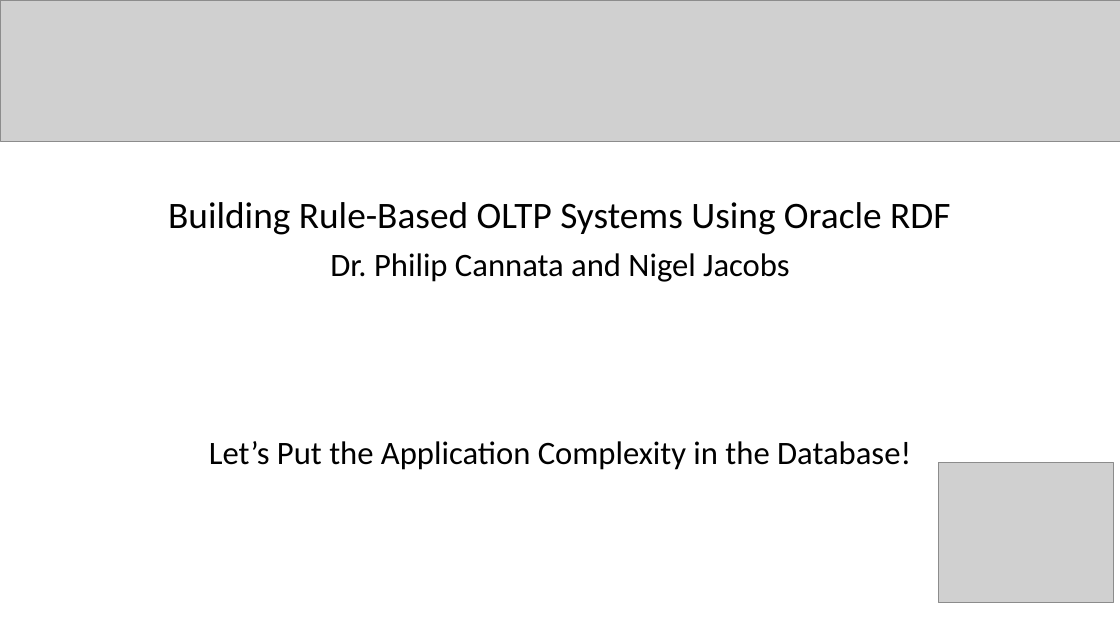
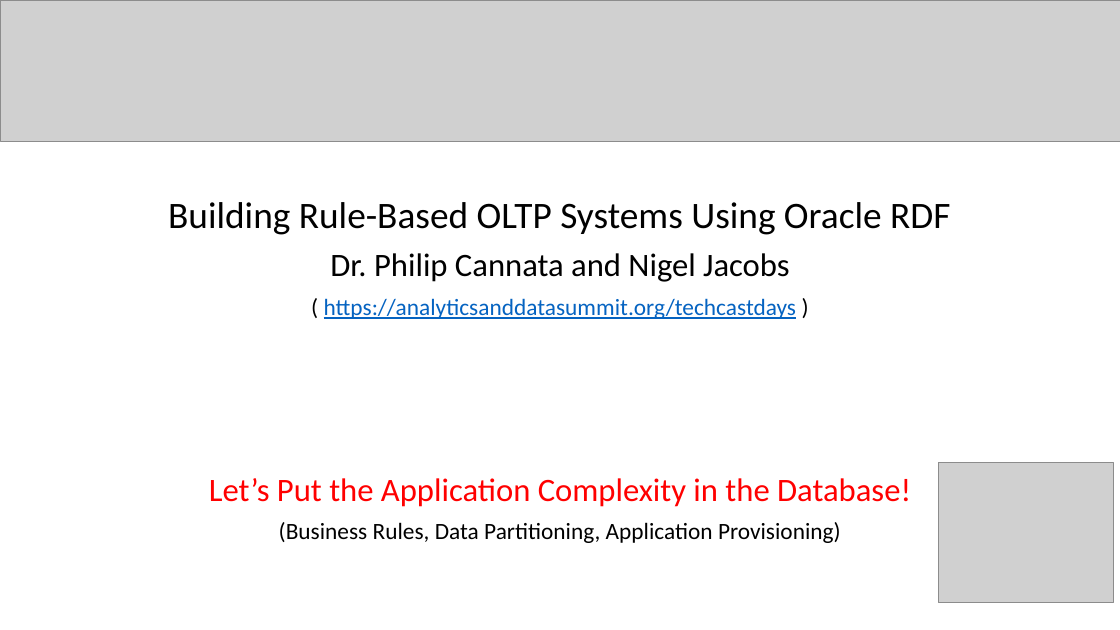
Before and after one commit to CannataUT/RDF-DB, a slide deck: slide 1 of docs/TechCast Days Presentation V2.pptx. Drawn at 1120x630 pixels with LibreOffice and Linux fonts; fonts in the diff are those of the drawing; grey boxes stand for pictures. Boxes give left, top, right and bottom in pixels: in the first picture for what was removed or moved away, otherwise in the second. Text is boxed around its words. In the diff, an @@ line names an element or a change of style, - is before the commit and + after.

```diff
--- a/docs/TechCast Days Presentation V2.pptx
+++ b/docs/TechCast Days Presentation V2.pptx
@@ text at [324, 298, 797, 319]: paragraph added @@
+( https://analyticsanddatasummit.org/techcastdays )
@@ text at [209, 478, 911, 507]: text colour #000000 to #FF0000 in "Let’s Put the Application Complexity in the ..." @@
@@ text at [279, 522, 841, 543]: paragraph added @@
+(Business Rules, Data Partitioning, Application Provisioning)
```
Also in this commit, not shown: 1 other slide changed.
